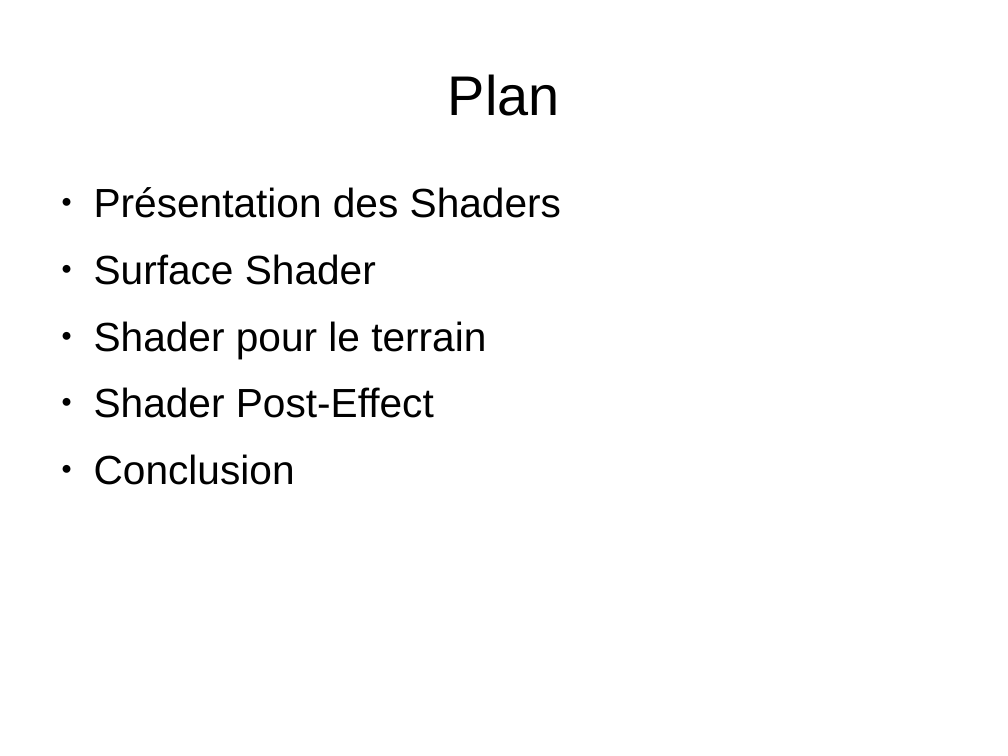
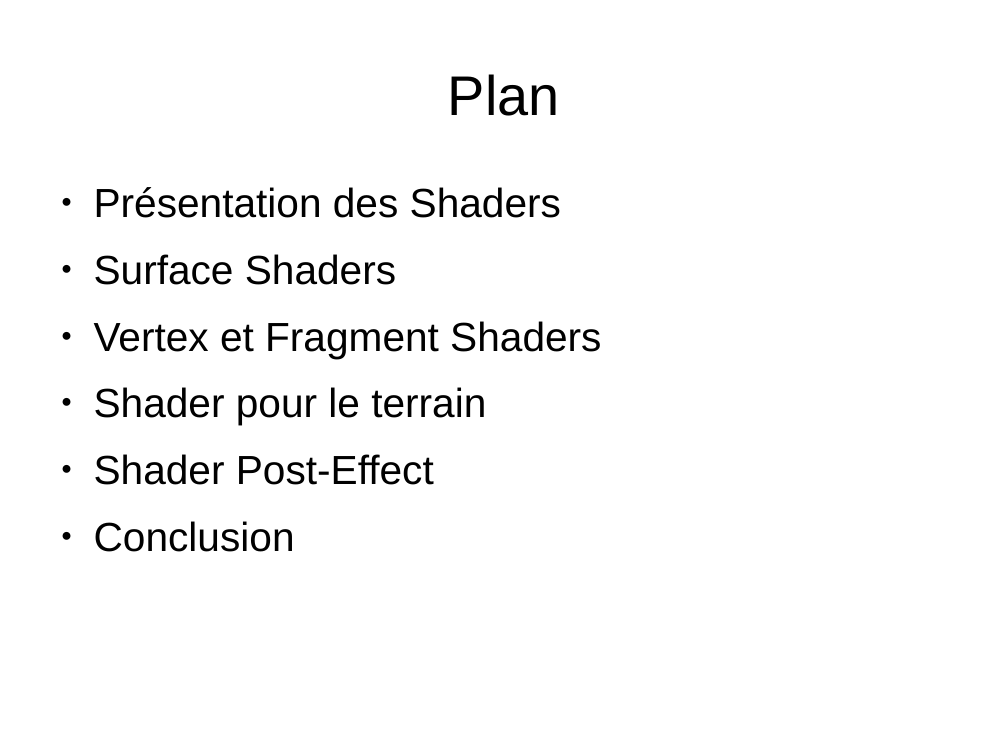
Before and after one commit to Mzartek/OculusRift_Tutoring, a slide deck: slide 3 of Report/second.odp (slide 2 before the commit). Drawn at 1008x756 pixels with LibreOffice and Linux fonts; fonts in the diff are those of the drawing. Boxes give left, top, right and bottom in pixels: in the first picture for what was removed or moved away, otherwise in the second. Text is boxed around its words. In the diff, an @@ line names an element or a change of style, - is before the commit and + after.

```diff
--- a/Report/second.odp
+++ b/Report/second.odp
@@ text at (x1=94, y1=254, x2=601, y2=358): text changed @@
-● Surface Shader
+● Surface Shaders
+● Vertex et Fragment Shaders
```
Also in this commit, not shown: 3 other slides changed, 9 slides added.
